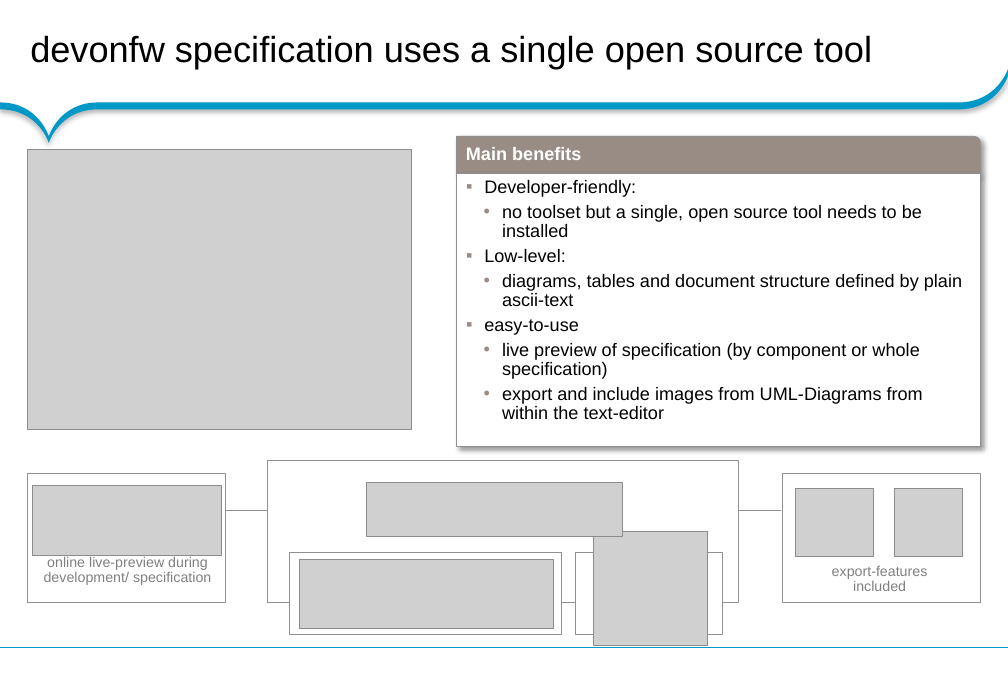
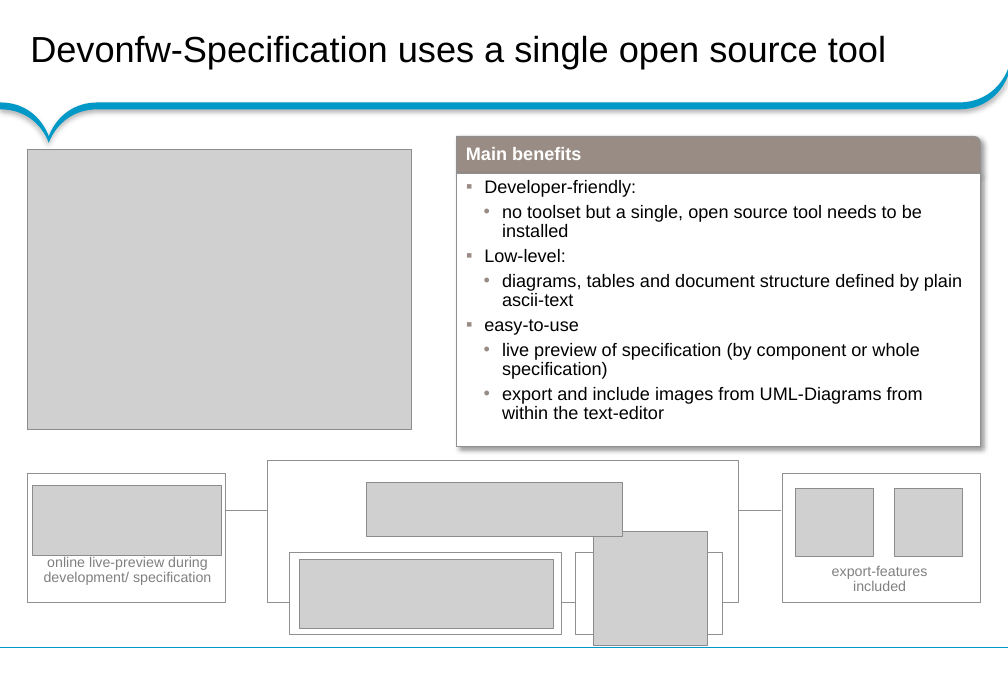
Before and after one commit to devonfw/accelerated-solution-design, a slide deck: slide 5 of functional_specification/MyThaiStar/concepts/rationale/20170928_Overview_MyThaiStar_Specification.pptx (slide 3 before the commit). Drawn at 1008x698 pixels with LibreOffice and Linux fonts; fonts in the diff are those of the drawing; grey boxes stand for pictures; background and template pictures are left out. Boxes give left, top, right and bottom in pixels: in the first picture for what was removed or moved away, otherwise in the second. Text is boxed around its words. In the diff, an @@ line names an element or a change of style, - is before the commit and + after.

```diff
--- a/functional_specification/MyThaiStar/concepts/rationale/20170928_Overview_MyThaiStar_Specification.pptx
+++ b/functional_specification/MyThaiStar/concepts/rationale/20170928_Overview_MyThaiStar_Specification.pptx
@@ title at bbox=[30, 35, 886, 69]: text changed @@
-devonfw specification uses a single open source tool
+Devonfw-Specification uses a single open source tool
```
Also in this commit, not shown: 3 other slides changed, 3 slides added.
